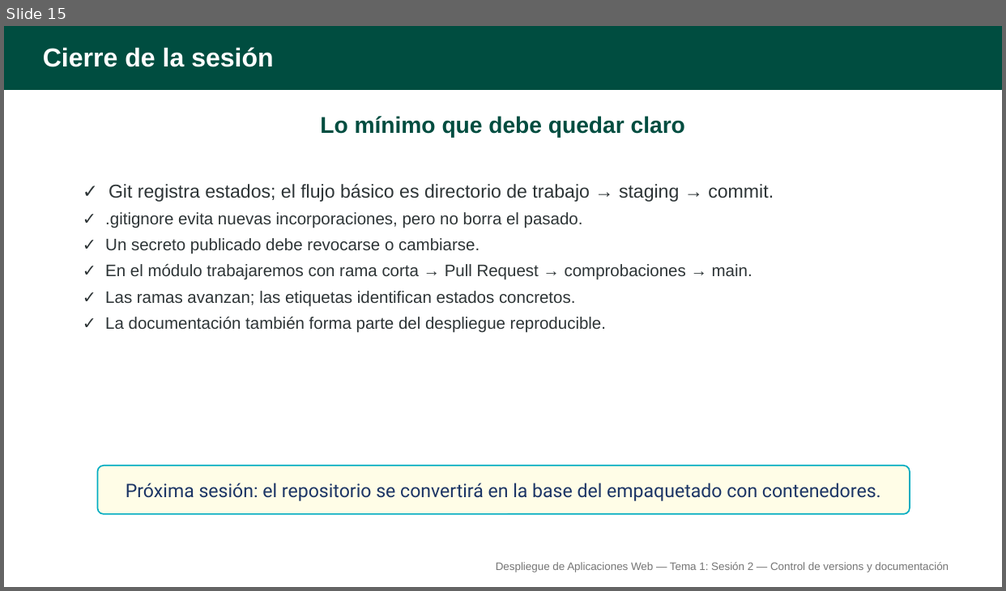
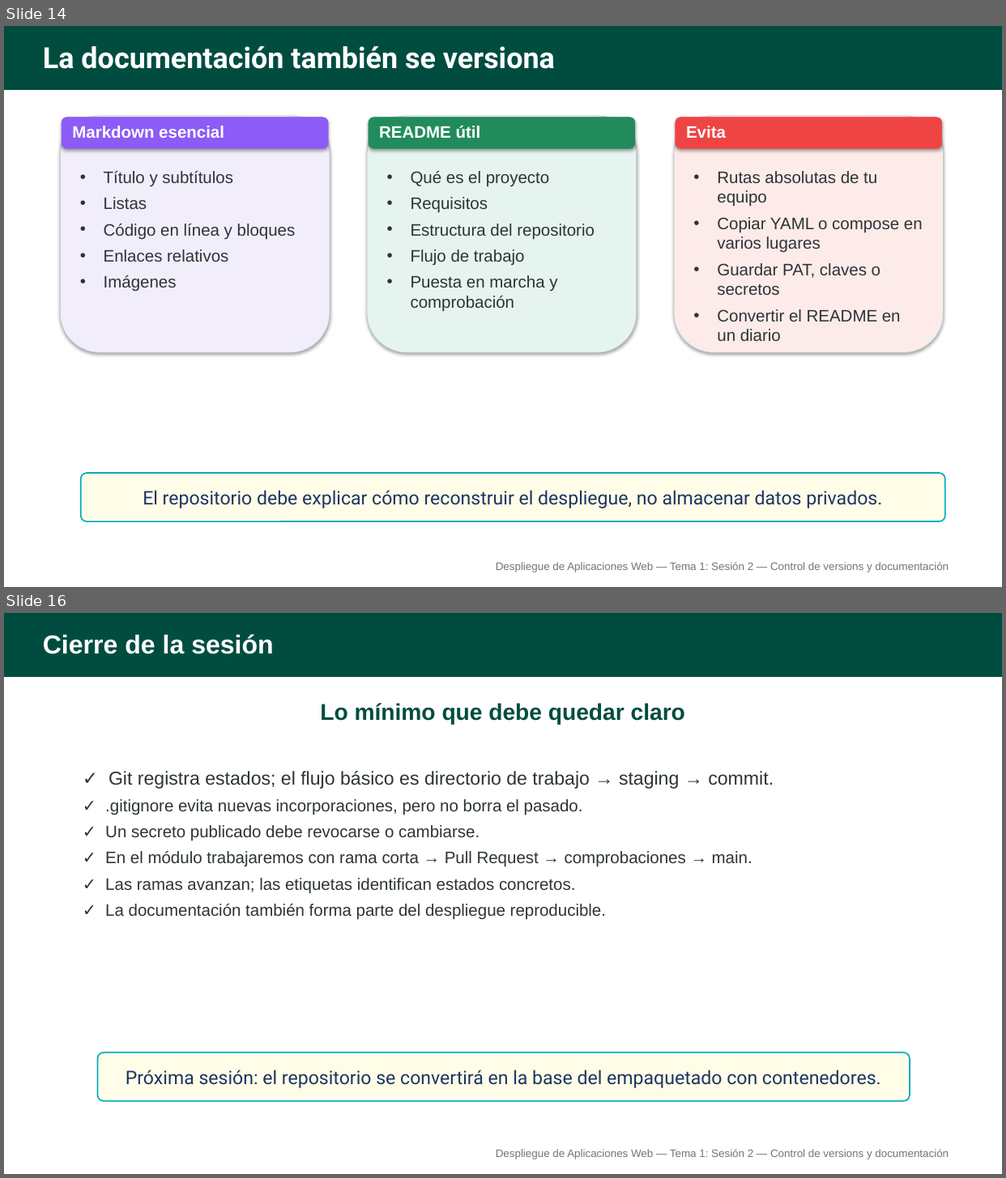
Before and after one commit to alejandroroig/despliegue-daw, a slide deck: docs/tema1/diapositivas/control_versiones_documentacion.pptx. Shown one above the other, each under a label of ours: slide 15 before the commit, slides 14 and 16 after it; the slides between them are not shown. The pictures are 1006x591 and 1006x1178 pixels, drawn with LibreOffice and Linux fonts; fonts in the diff are those of the drawing. Boxes give left, top, right and bottom in pixels: in the first picture for what was removed or moved away, otherwise in the second. Text is boxed around its words. In the diff, an @@ line names an element or a change of style, - is before the commit and + after.

Commit message:
enlace a diapos sesión 2

```diff
--- a/docs/tema1/diapositivas/control_versiones_documentacion.pptx
+++ b/docs/tema1/diapositivas/control_versiones_documentacion.pptx
@@ slide 14 added at bbox=[4, 26, 1002, 587], background #FFFFFF @@
@@ rectangle added at bbox=[4, 26, 1002, 90], fill #004D40, outline #004D40 1 pt @@
@@ text added at bbox=[43, 46, 555, 69], 28 pt, text #FFFFFF, bold @@
+La documentación también se versiona
@@ rounded rectangle added at bbox=[60, 116, 330, 352], fill #F2EDFA, outline #B5CEC4 0.5 pt, 16 pt, text #2D3436 @@
+• Título y subtítulos
+• Listas
+• Código en línea y bloques
+• Enlaces relativos
+• Imágenes
@@ rounded rectangle added at bbox=[62, 118, 328, 149], fill #8B5CF6, outline #8B5CF6 0.5 pt @@
@@ rounded rectangle added at bbox=[367, 116, 637, 352], fill #E6F4EF, outline #B5CEC4 0.5 pt, 16 pt, text #2D3436 @@
+• Qué es el proyecto
+• Requisitos
+• Estructura del repositorio
+• Flujo de trabajo
+• Puesta en marcha y comprobación
@@ rounded rectangle added at bbox=[368, 118, 635, 149], fill #228B5E, outline #228B5E 0.5 pt @@
@@ rounded rectangle added at bbox=[674, 116, 944, 352], fill #FCEBE9, outline #B5CEC4 0.5 pt, 16 pt, text #2D3436 @@
+• Rutas absolutas de tu equipo
+• Copiar YAML o compose en varios lugares
+• Guardar PAT, claves o secretos
+• Convertir el README en un diario
@@ rounded rectangle added at bbox=[675, 118, 942, 149], fill #EF4444, outline #EF4444 0.5 pt @@
@@ text added at bbox=[72, 126, 224, 138], 16 pt, text #FFFFFF, bold @@
+Markdown esencial
@@ text added at bbox=[379, 126, 481, 138], 16 pt, text #FFFFFF, bold @@
+README útil
@@ text added at bbox=[686, 126, 726, 138], 16 pt, text #FFFFFF, bold @@
+Evita
@@ rounded rectangle added at bbox=[80, 473, 945, 522], fill #FFFDE7, outline #00ACC1 1.3 pt @@
@@ text added at bbox=[143, 490, 882, 509], 18 pt, text #1C3565 @@
+El repositorio debe explicar cómo reconstruir el despliegue, no almacenar datos privados.
@@ text added at bbox=[496, 562, 948, 573], 10.5 pt, text #757575 @@
+Despliegue de Aplicaciones Web — Tema 1: Sesión 2 — Control de versions y documentación
@@ what was slide 15 is now slide 16 @@
```
Also in this commit, not shown: 4 slides changed, 1 other file.
